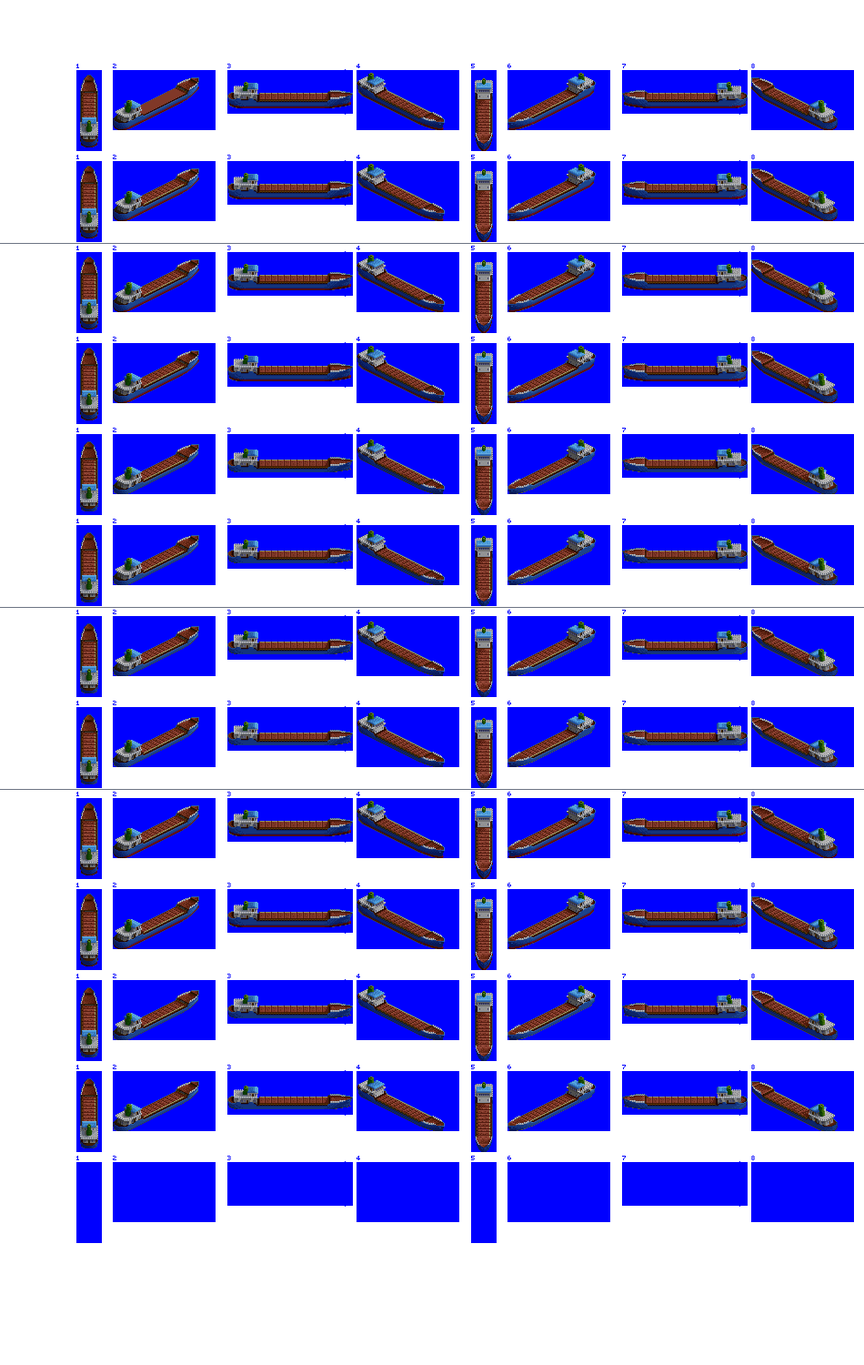
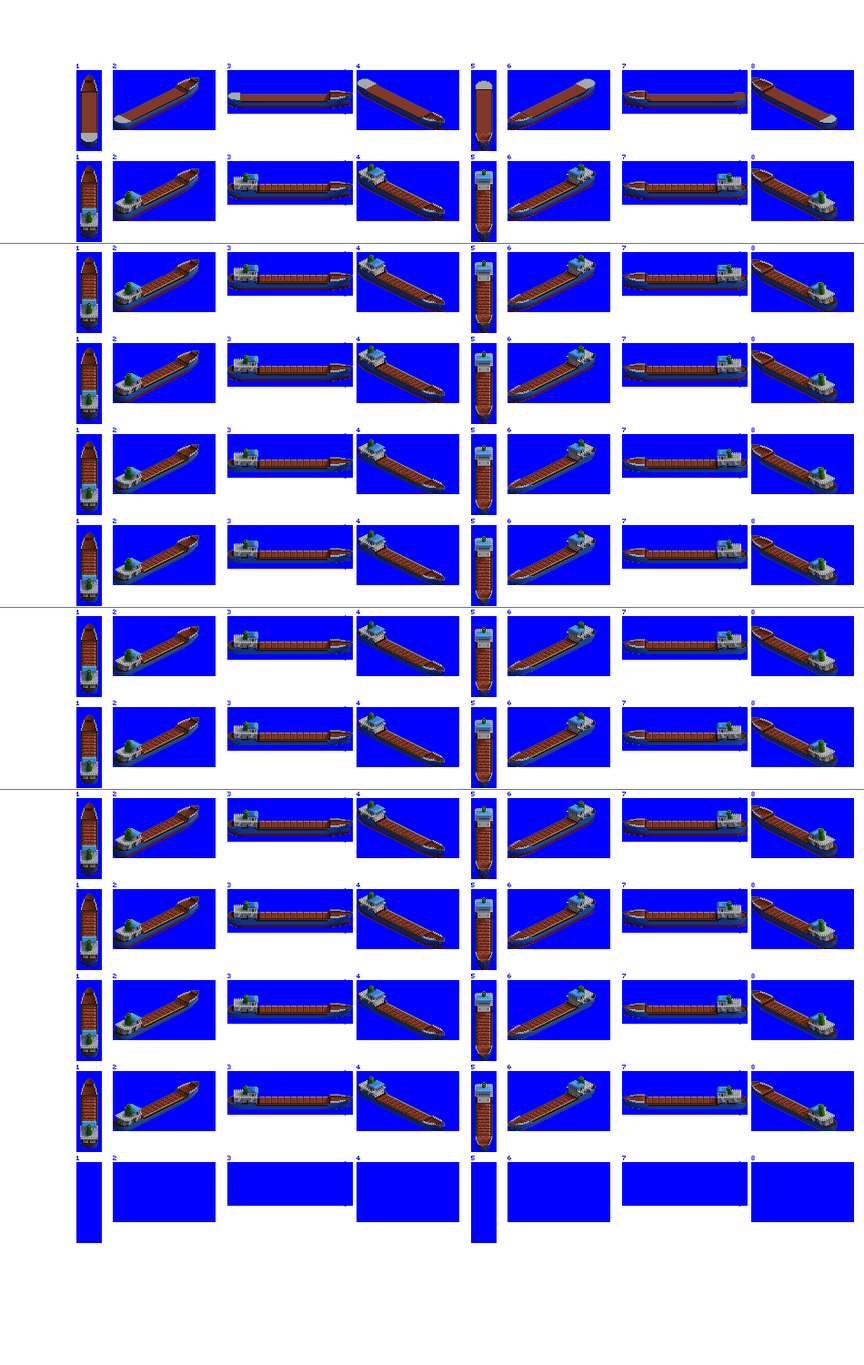
Layers edited between the first and the second 864 x 1365 image:
showed "Layer 5", painted on it over [80,72,838,142]
